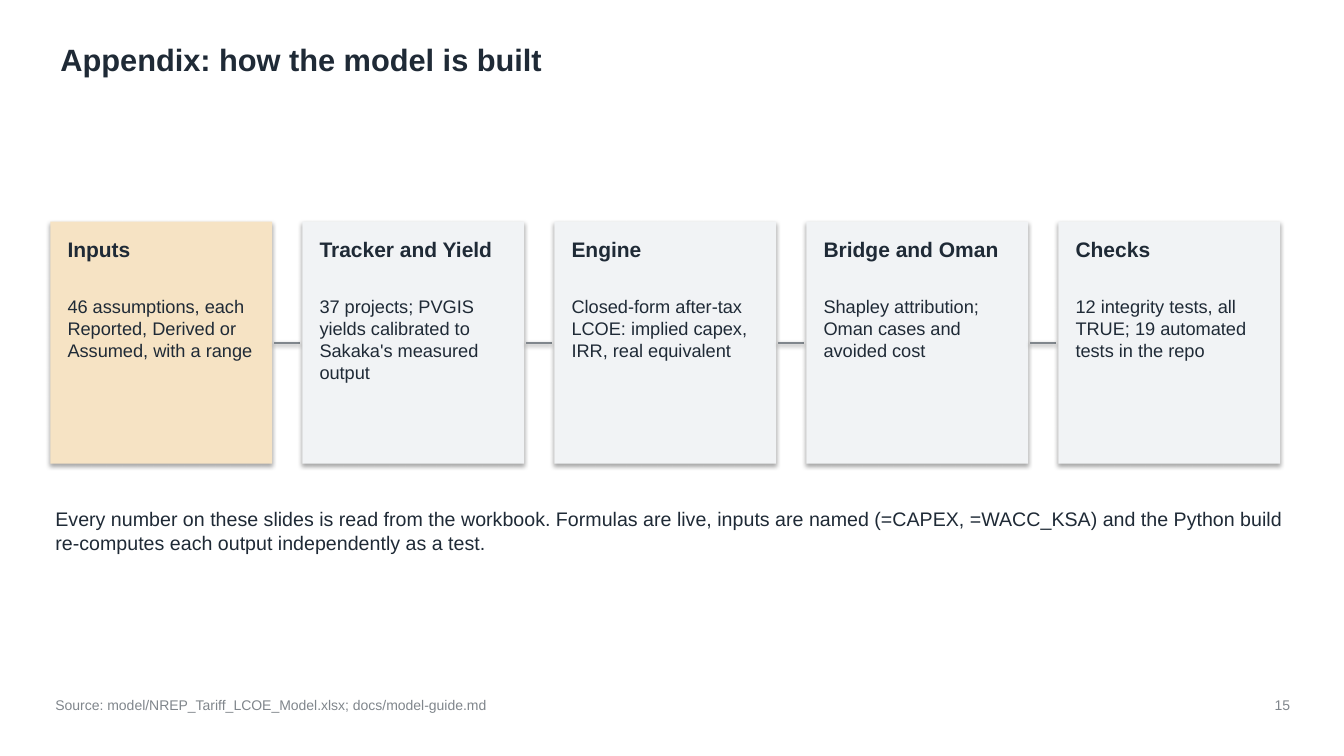
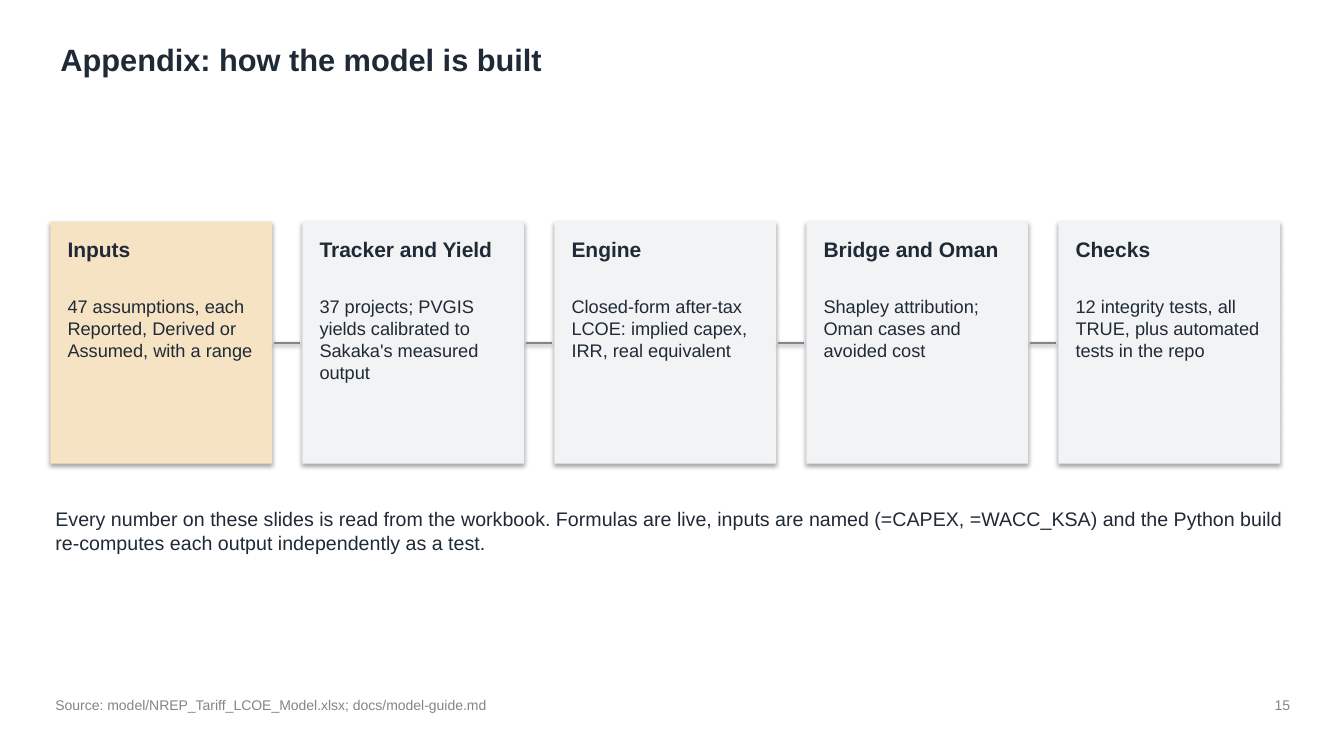
Before and after one commit to nightraven4545/Gulf-Solar, a slide deck: slide 15 of deck/NREP_Tariff_Replicability.pptx. Drawn at 1344x756 pixels with LibreOffice and Linux fonts; fonts in the diff are those of the drawing. Boxes give left, top, right and bottom in pixels: in the first picture for what was removed or moved away, otherwise in the second. Text is boxed around its words. In the diff, an @@ line names an element or a change of style, - is before the commit and + after.

Commit message:
Rebuild deck outputs with counts read from the model

```diff
--- a/deck/NREP_Tariff_Replicability.pptx
+++ b/deck/NREP_Tariff_Replicability.pptx
@@ text at [68,299,252,361]: text changed @@
-46 assumptions, each Reported, Derived or Assumed, with a range
+47 assumptions, each Reported, Derived or Assumed, with a range
@@ text at [1076,299,1259,361]: text changed @@
-12 integrity tests, all TRUE; 19 automated tests in the repo
+12 integrity tests, all TRUE, plus automated tests in the repo
```
Also in this commit, not shown: 3 other files.
